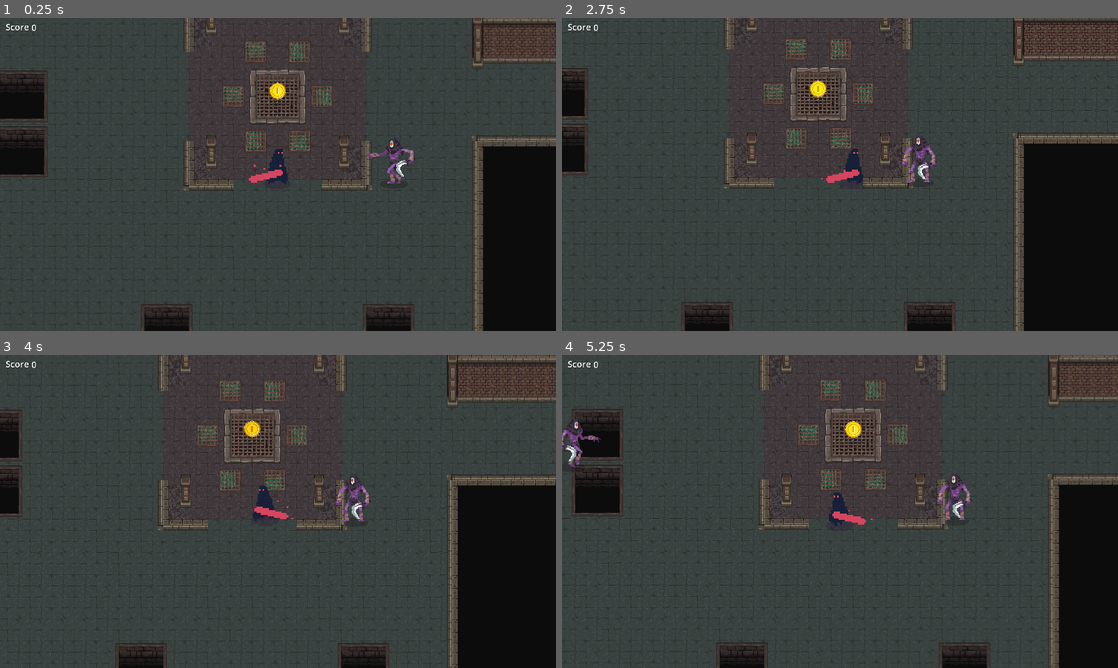
Above: before the commit, frames 1-4 (two rows, left to right).
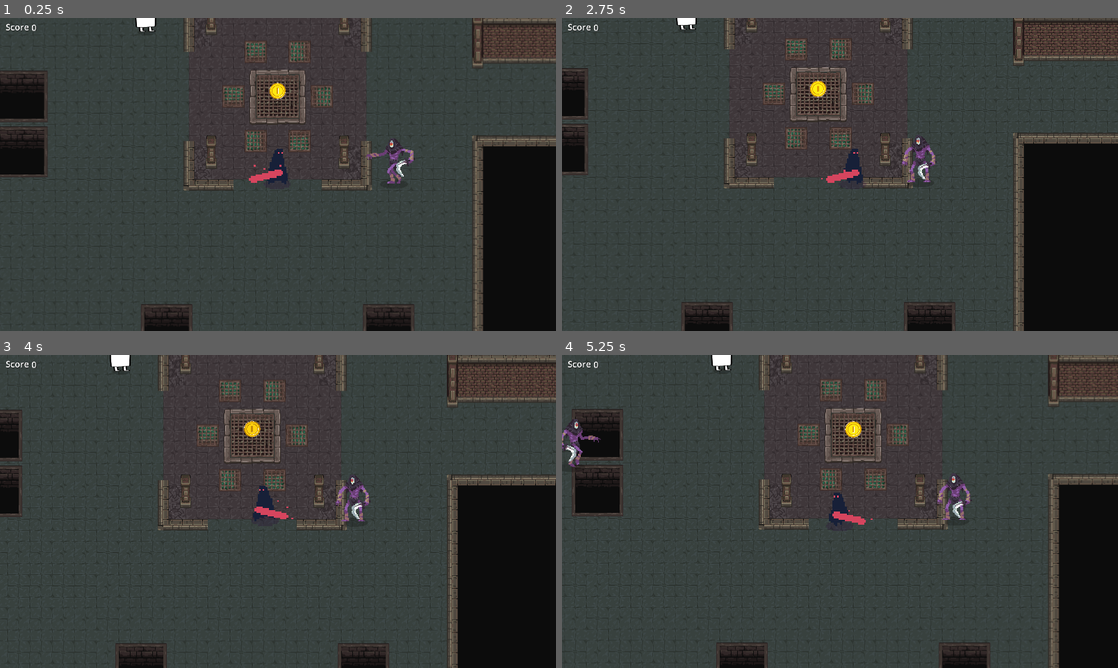
Above: after the commit, the same moments.

Repository: h-sutiwas/godot-mythus
Game: Godot game, scene res://scenes/playground.tscn
Same seed, same stepped clock (60 frames per second), same inputs: the game is played once before the commit and once after it.
Inputs:
- Up to frame 1 (0.25 s): no input
- Up to frame 2 (2.75 s): hold D (player_right) 0.53-1.28 s; hold Space (attack) 0.53-1.28 s; hold S (player_down) 1.28-2.03 s; tap Space (attack) at 1.35 s; hold D (player_right) from 2.03 s (still down); hold Space (attack) from 2.03 s (still down)
- Up to frame 3 (4 s): release D (player_right) at 2.78 s; release Space (attack) at 2.78 s; hold W (player_up) 2.78-3.53 s; tap Space (attack) at 2.85 s; hold A (player_left) from 3.53 s (still down); hold Space (attack) from 3.53 s (still down)
- Up to frame 4 (5.25 s): release Space (attack) at 4.28 s; tap Space (attack) at 4.35 s; release A (player_left) at 5.03 s; hold S (player_down) from 5.03 s (still down); hold Space (attack) from 5.03 s (still down)

The runs differ from the first frame. In frame 1, 0.1% of the frame differs, in the area x 24-29%, y 0-5%; in frame 2, 0.1%; in frame 3, 0.2%, in the area x 19-24%, y 0-6%; in frame 4, 0.2%.

Commit message:
Update Medjed attack sequence

Diff:
--- a/scenes/entities/Enemy/medjed.gd
+++ b/scenes/entities/Enemy/medjed.gd
@@ -2,12 +2,9 @@
 @onready var animated_sprites : AnimatedSprite2D = $AnimatedSprite2D
 @onready var player: CharacterBody2D = get_tree().get_first_node_in_group("Player")
 
-const dist_before_attack = 300
 const dist_toscreen_x = 500
 const dist_toscreen_y = 300
 var isAttacking = false
-var isVisible = false
-var isPlayerNear = false
 var pos : Vector2
 var spawn_pos : Vector2
 var player_move : bool
@@ -40,24 +37,6 @@
 	else:
 		player_move = false
 
-	#when player is near
-	if position.distance_to(player.global_position) < dist_before_attack:
-		isAttacking = true
-		$warning.visible = true
-
-		#too many play same time?????
-		#$"sfx_medjed_warning".play()
-		#Timer #count ซัก 5 วิ
-
-	#when player is not near
-	if position.distance_to(player.global_position) > dist_before_attack:
-		$warning.visible = false
-
-
-
-
-
-
 	#medjed turn left/right toward player
 	if player_pos.x > pos.x:
 		$AnimatedSprite2D.scale.x = -1
@@ -72,3 +51,34 @@
 
 
 	player_oldpos = player_pos
+
+
+
+func _on_danger_area_body_entered(body):
+	if isAttacking == false and body is Player:
+		isAttacking = true
+		$warning.visible = true
+		$"sfx_medjed_warning".play()
+
+
+		#ปรับ position / rotation ก่อน timer
+
+		#wait before attack
+		await get_tree().create_timer(4).timeout
+		$Laser.visible = true
+		$sfx_medjed_atk.play()
+		$AnimationPlayer.play("laser_shoot")
+
+		print("atk!")
+
+		#animtaion end
+
+
+
+func _on_animation_player_animation_finished(anim_name: StringName):
+	if anim_name == 'laser_shoot':
+		$Laser.visible = false
+		$AnimationPlayer.play("medjed_dead")
+		$warning.visible = false
+		await get_tree().create_timer(2).timeout
+		self.queue_free()
--- a/scenes/entities/Enemy/medjed.tscn
+++ b/scenes/entities/Enemy/medjed.tscn
@@ -23,6 +23,8 @@
 
 [sub_resource type="RectangleShape2D" id="RectangleShape2D_mrac1"]
 size = Vector2(56, 66)
+
+[sub_resource type="CircleShape2D" id="CircleShape2D_apmaw"]
 
 [sub_resource type="RectangleShape2D" id="RectangleShape2D_k1js1"]
 size = Vector2(1756, 12)
@@ -111,7 +113,7 @@
 tracks/0/imported = false
 tracks/0/enabled = true
 tracks/0/path = NodePath("Laser:position")
-tracks/0/interp = 1
+tracks/0/interp = 0
 tracks/0/loop_wrap = true
 tracks/0/keys = {
 "times": PackedFloat32Array(0, 0.075, 0.15, 0.225, 0.3, 0.375, 0.45, 0.6, 0.8),
@@ -193,9 +195,14 @@
 offset = Vector2(1, 25)
 
 [node name="CollisionShape2D" type="CollisionShape2D" parent="."]
-visible = false
 position = Vector2(-1, -10)
 shape = SubResource("RectangleShape2D_mrac1")
+
+[node name="Danger area" type="Area2D" parent="."]
+
+[node name="CollisionShape2D" type="CollisionShape2D" parent="Danger area"]
+scale = Vector2(24.36, 24.36)
+shape = SubResource("CircleShape2D_apmaw")
 
 [node name="Laser" type="Sprite2D" parent="."]
 z_index = 5
@@ -229,6 +236,7 @@
 
 [node name="sfx_medjed_atk" type="AudioStreamPlayer2D" parent="."]
 stream = ExtResource("5_ucl6o")
+volume_db = -4.0
 pitch_scale = 1.7
 
 [node name="sfx_medjed_dead" type="AudioStreamPlayer2D" parent="."]
@@ -236,3 +244,8 @@
 
 [node name="sfx_medjed_warning" type="AudioStreamPlayer2D" parent="."]
 stream = ExtResource("7_apmaw")
+volume_db = -6.0
+pitch_scale = 0.65
+
+[connection signal="body_entered" from="Danger area" to="." method="_on_danger_area_body_entered"]
+[connection signal="animation_finished" from="AnimationPlayer" to="." method="_on_animation_player_animation_finished"]
--- a/scenes/playground.tscn
+++ b/scenes/playground.tscn
@@ -352,7 +352,7 @@
 scale = Vector2(2.5, 2.5)
 
 [node name="Medjed" parent="." instance=ExtResource("7_emj6c")]
-position = Vector2(1604, 382)
+position = Vector2(1399, 942)
 
 [node name="Level BGM" type="AudioStreamPlayer" parent="."]
 stream = ExtResource("3_kddj0")
Not shown: 1 places in scenes/entities/Enemy/medjed.tscn that only renumber resources
